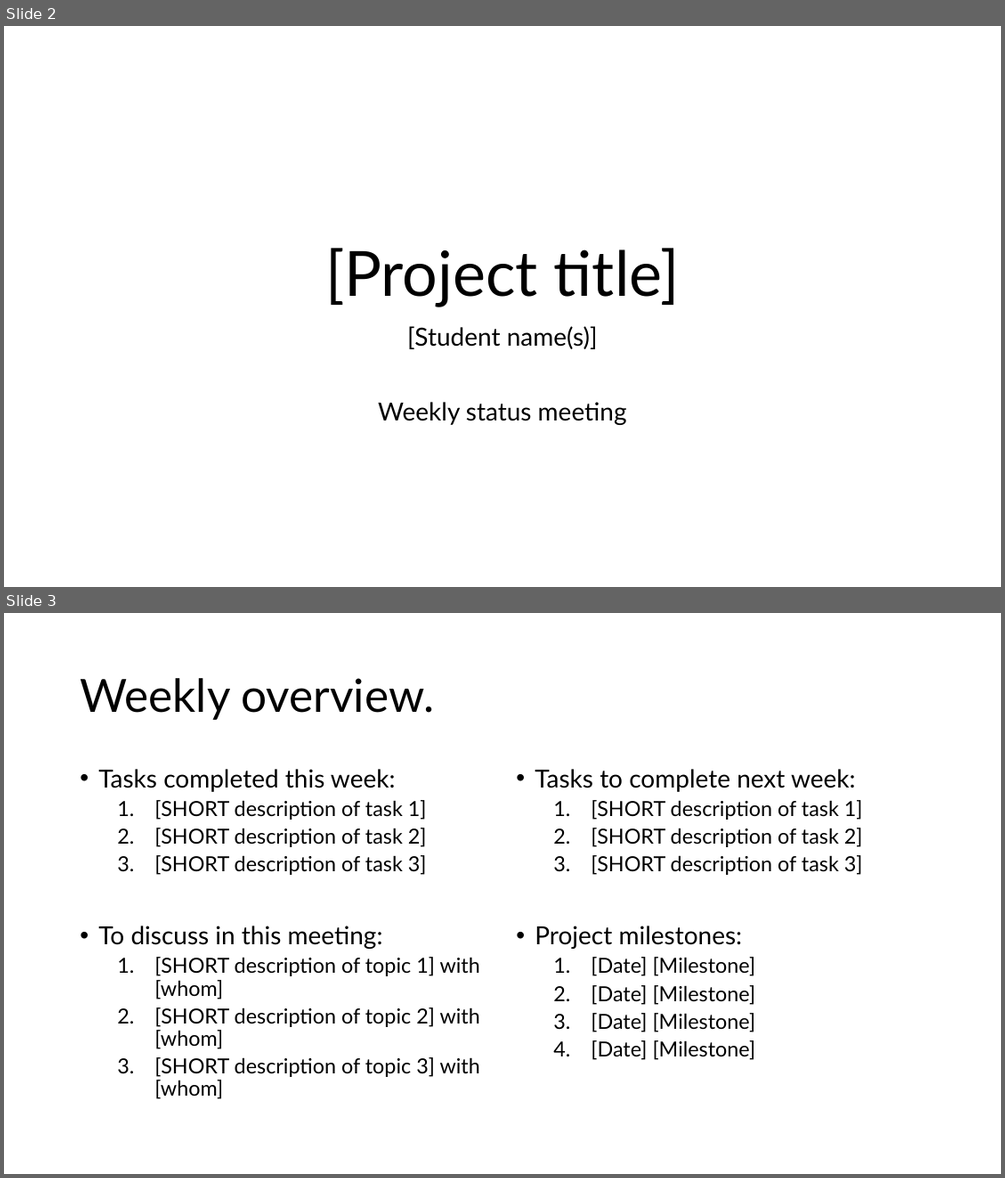
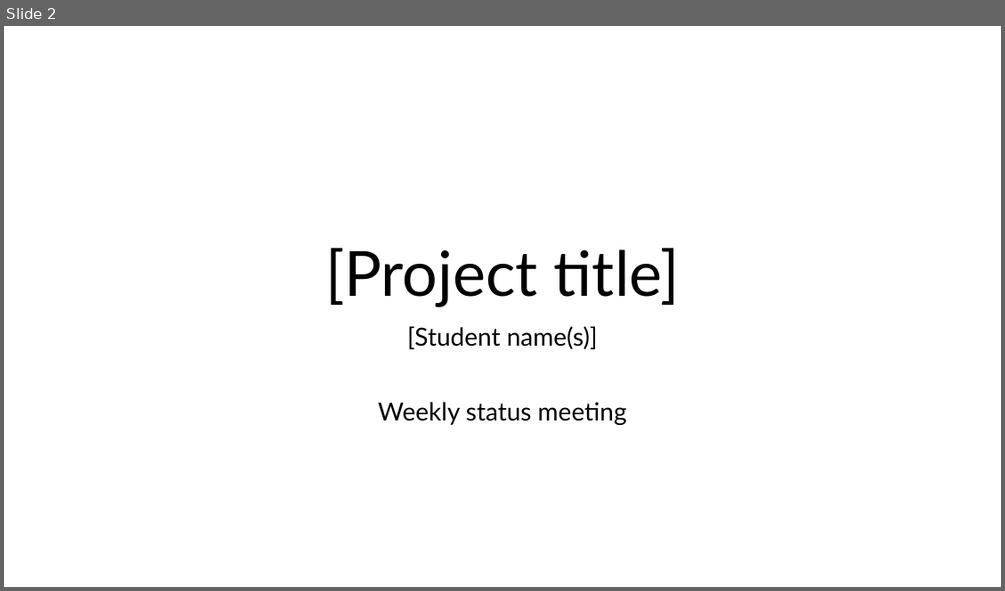
Before and after one commit to jennirinker/projects-with-jenni, a slide deck: docs/source/_static/YYYY.MM.DD_NAME_weekly.pptx. Shown one above the other, each under a label of ours: slides 2 and 3 before the commit, slide 2 after it. The pictures are 1005x1178 and 1005x591 pixels, drawn with LibreOffice and Linux fonts; fonts in the diff are those of the drawing. Boxes give left, top, right and bottom in pixels: in the first picture for what was removed or moved away, otherwise in the second. Text is boxed around its words. In the diff, an @@ line names an element or a change of style, - is before the commit and + after.

```diff
--- a/docs/source/_static/YYYY.MM.DD_NAME_weekly.pptx
+++ b/docs/source/_static/YYYY.MM.DD_NAME_weekly.pptx
@@ slide 3 removed at (4, 613, 1001, 1174), background #FFFFFF @@
@@ title removed at (80, 678, 434, 720) @@
-Weekly overview.
@@ text removed at (98, 769, 480, 1099) @@
-• Tasks completed this week:
-  1. [SHORT description of task 1]
-  2. [SHORT description of task 2]
-  3. [SHORT description of task 3]
-• To discuss in this meeting:
-  1. [SHORT description of topic 1] with [whom]
-  2. [SHORT description of topic 2] with [whom]
-  3. [SHORT description of topic 3] with [whom]
@@ text removed at (534, 769, 863, 1060) @@
-• Tasks to complete next week:
-  1. [SHORT description of task 1]
-  2. [SHORT description of task 2]
-  3. [SHORT description of task 3]
-• Project milestones:
-  1. [Date] [Milestone]
-  2. [Date] [Milestone]
-  3. [Date] [Milestone]
-  4. [Date] [Milestone]
```
Also in this commit, not shown: 1 slide changed, 6 slides added, 4 other slides removed.
